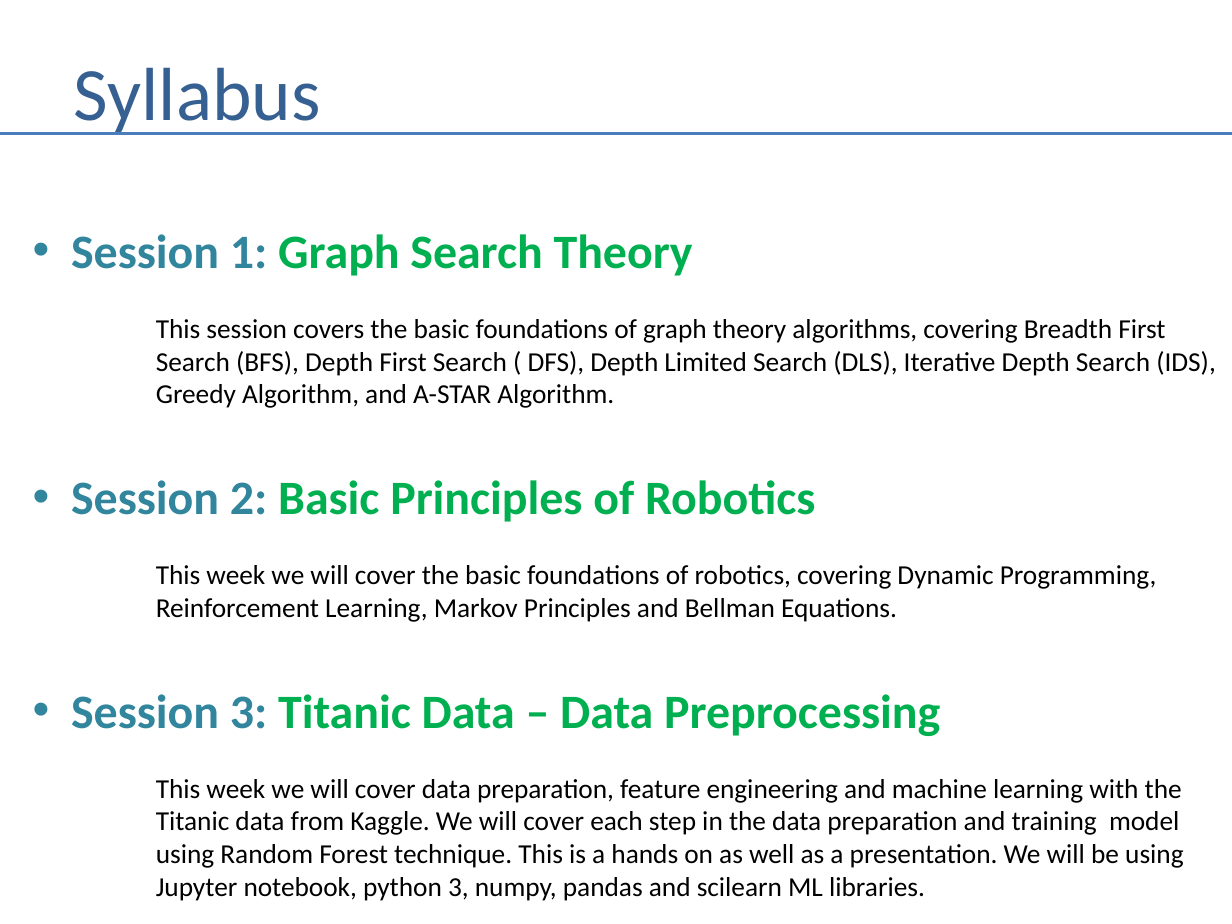
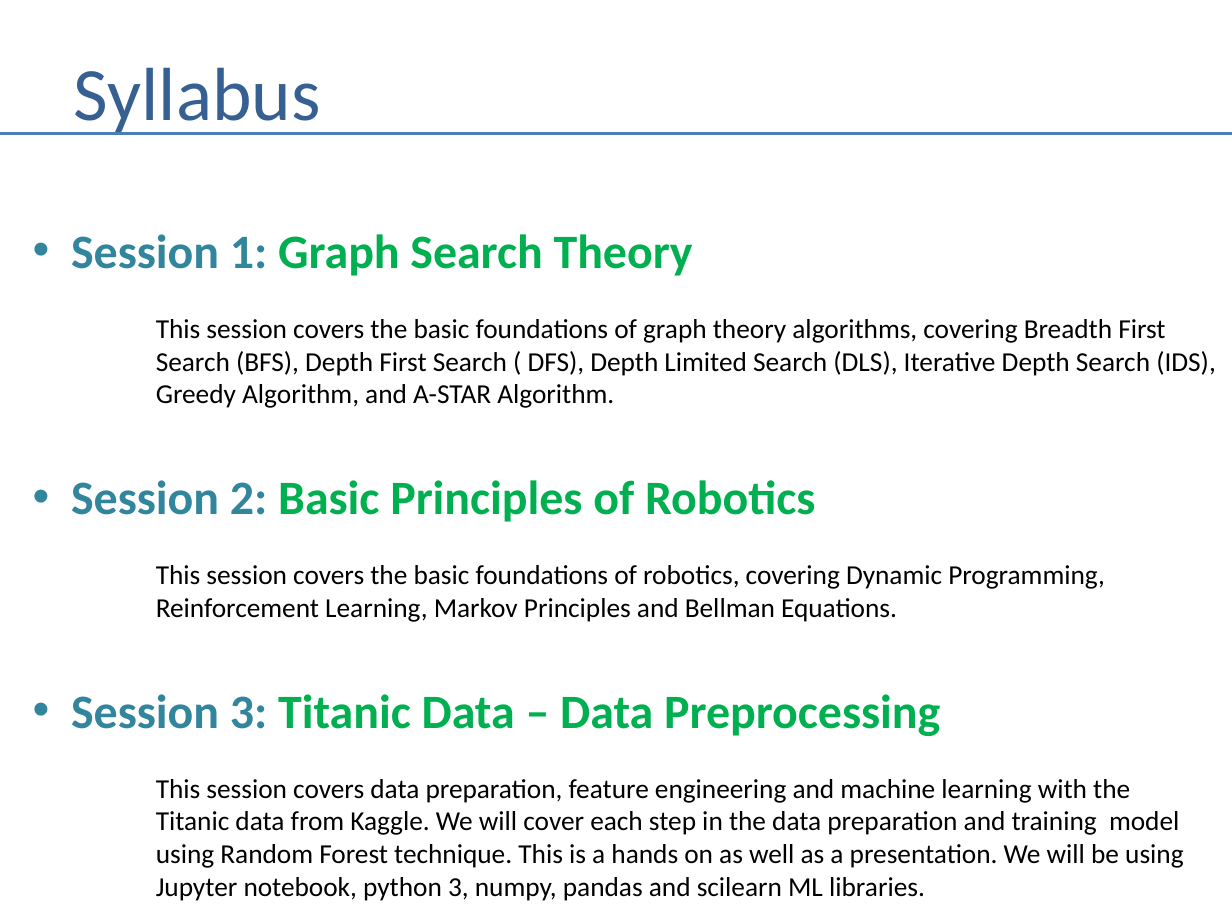
Before and after one commit to andrewferlitsch/Portland-Data-Science-Group, a slide deck: slide 4 of Presentations/AI Training Syllabus.pptx. Drawn at 1232x924 pixels with LibreOffice and Linux fonts; fonts in the diff are those of the drawing. Boxes give left, top, right and bottom in pixels: in the first picture for what was removed or moved away, otherwise in the second. Text is boxed around its words. In the diff, an @@ line names an element or a change of style, - is before the commit and + after.

Commit message:
update to syllabus

```diff
--- a/Presentations/AI Training Syllabus.pptx
+++ b/Presentations/AI Training Syllabus.pptx
@@ text at <box>156,565,1105,622</box>: text changed @@
-This week we will cover the basic foundations of robotics, covering Dynamic Programming,
-Reinforcement Learning, Markov Principles and Bellman Equations.
+This session covers the basic foundations of robotics, covering Dynamic Programming,
+Reinforcement Learning, Markov Principles and Bellman Equations.
@@ text at <box>156,779,1183,901</box>: text changed @@
-This week we will cover data preparation, feature engineering and machine learning with the
-Titanic data from Kaggle. We will cover each step in the data preparation and training model
-using Random Forest technique. This is a hands on as well as a presentation. We will be using
-Jupyter notebook, python 3, numpy, pandas and scilearn ML libraries.
+This session covers data preparation, feature engineering and machine learning with the
+Titanic data from Kaggle. We will cover each step in the data preparation and training model
+using Random Forest technique. This is a hands on as well as a presentation. We will be using
+Jupyter notebook, python 3, numpy, pandas and scilearn ML libraries.
```
Also in this commit, not shown: 1 other slide changed.
